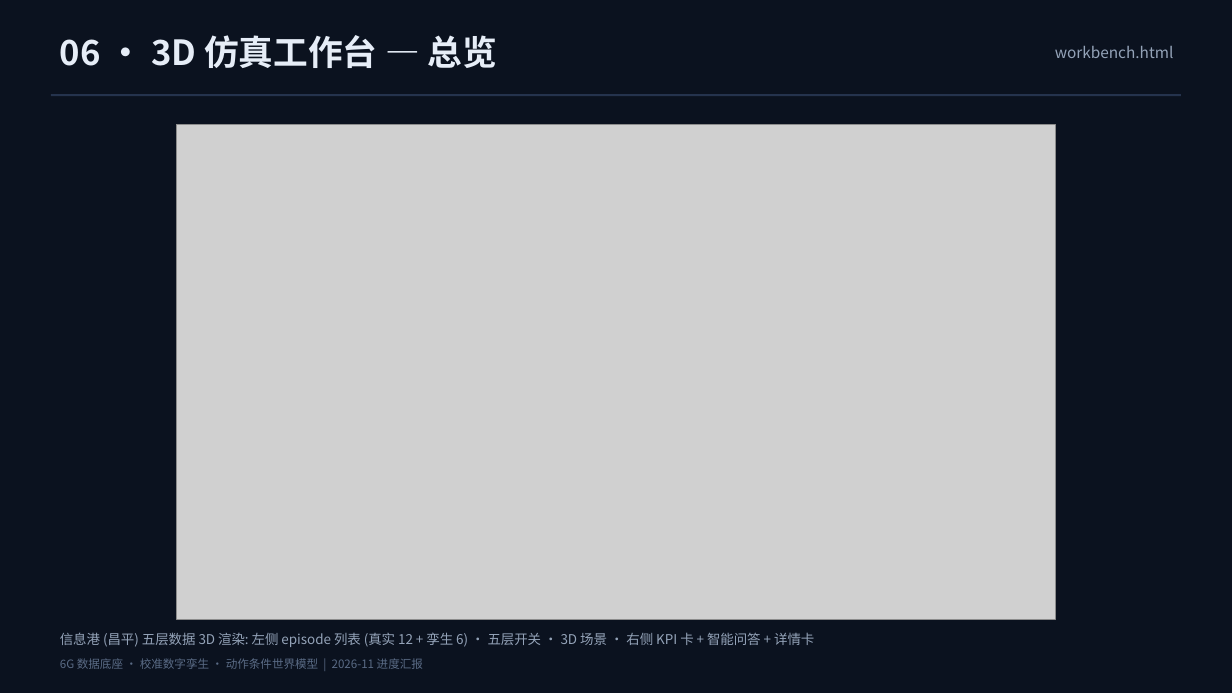
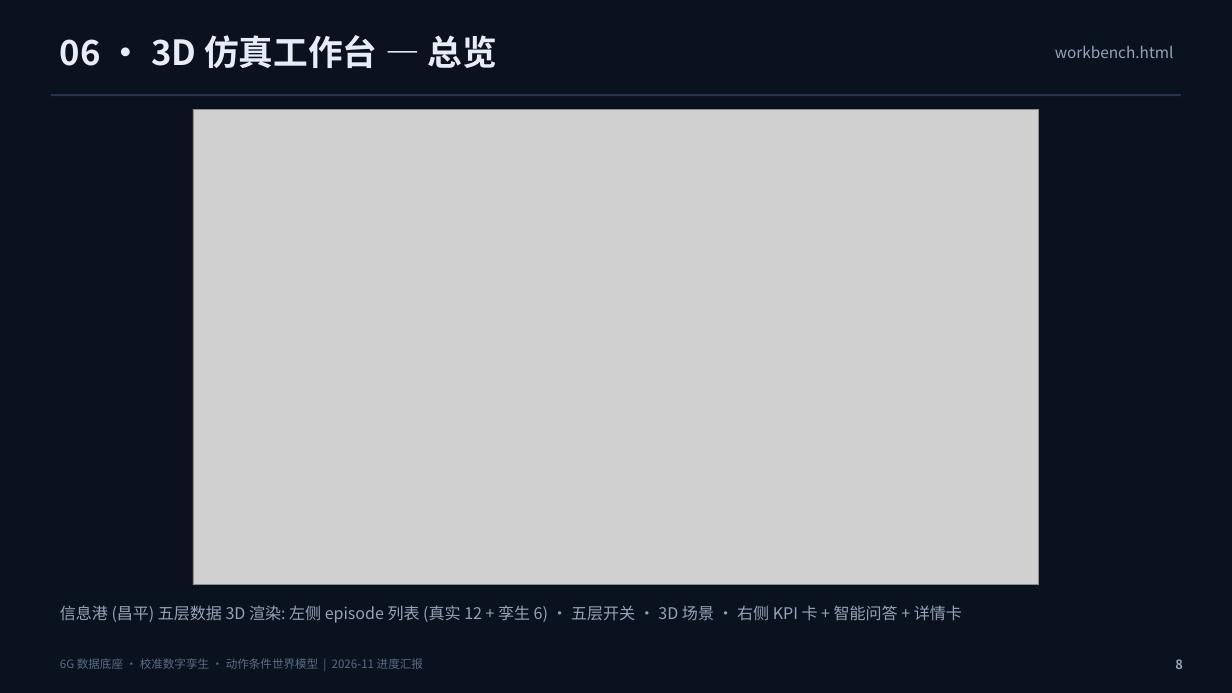
Before and after one commit to xuda1979/world-model, a slide deck: slide 8 of world6g/docs/world6g_progress.pptx. Drawn at 1232x693 pixels with LibreOffice and Linux fonts; fonts in the diff are those of the drawing; grey boxes stand for pictures. Boxes give left, top, right and bottom in pixels: in the first picture for what was removed or moved away, otherwise in the second. Text is boxed around its words. In the diff, an @@ line names an element or a change of style, - is before the commit and + after.

Commit message:
world6g: 中文进展报告 + 世界模型四任务基准评测套件 (wm/) + 论文完善
- 新增 docs/progress_report_20261103.md: 本周期完整进展报告 (数据底座→保真度→反事实动作→WM 基准→3D 平台→论文→PPT)
- 新增 wm/ 包: 动作条件世界模型基准 (models/train/data/metrics/evaluate), 统一接口 6 模型对照
- 新增 docs/wm_suite/: 四任务评测结果 (A 单步配对 bootstrap / B rollout 复合误差 / C 反事实 Δ-效应 / D 不确定性校准) + 三图 + results.json
- 核心结论: 反事实监督后 Δ 预测 corr 0.72 / 符号准确率 73% (Task A 训练模型全部失效); rollout 复合误差与不确定性校准为下一阶段主攻方向
- 论文: 补齐四任务基准章节 + Related Work + Limitations + Conclusion, 编译 main.pdf; PPT 脚本更新真实保真度与 WM 结果页
- .gitignore: 放行 wm_suite 图表

```diff
--- a/world6g/docs/world6g_progress.pptx
+++ b/world6g/docs/world6g_progress.pptx
@@ picture: place and size @@
-picture at (177, 125, 1055, 619)
+picture at (193, 109, 1040, 585)
@@ text "信息港 (昌平) 五层数据 3D 渲染: ...": place and size @@
-text "信息港 (昌平) 五层数据 3D 渲染: ..." at (60, 632, 814, 647)
+text "信息港 (昌平) 五层数据 3D 渲染: ..." at (60, 605, 962, 623)
@@ text "信息港 (昌平) 五层数据 3D 渲染: ..." at (60, 605, 962, 623): size 10.5 to 12.5 pt @@
@@ text added at (1175, 659, 1183, 669), 10 pt, text #94A3B8, bold @@
+8
```
Also in this commit, not shown: 18 other slides changed, 1 slide added, 1 slide removed, 18 other files.
